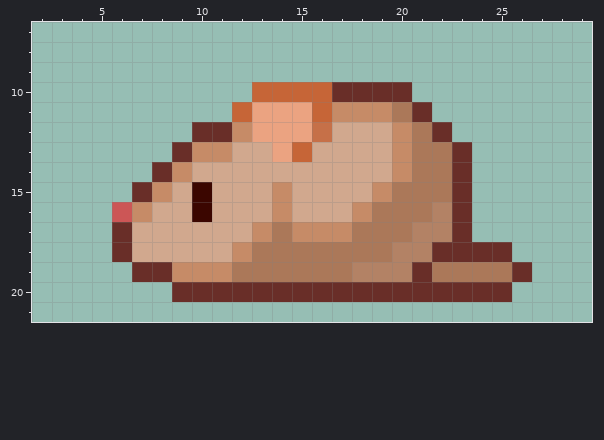
Pixel-art file: Assets/Resources/Sprites/Zihan/toymouse_icon.aseprite. Above is the file before it was changed.
32x32 pixels, 1 frame. Colours within 5 levels of each other are drawn and written as one. Shown: x 2..29, y 7..21.
New version:
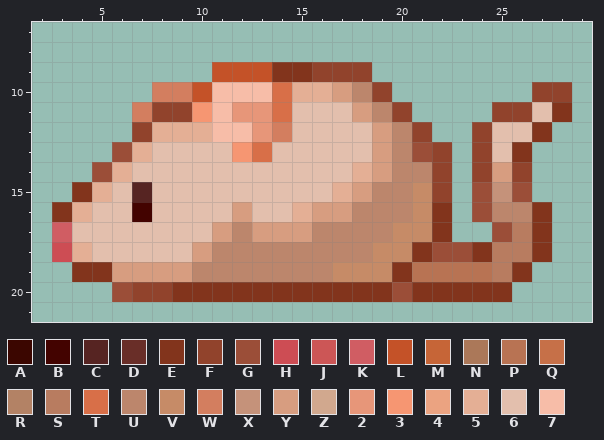
Palette (. is transparent): A #3b0600  B #430300  C #562422  D #692e28  E #82341c  F #91432c  G #9b4e38  H #cd4d54  J #cc5656  K #d05d63  L #c45228  M #c66537  N #ab7859  P #b87353  Q #c67048  R #b38265  S #b87c60  T #d86f48  U #bc866c  V #c68b67  W #d37e5f  X #c5927a  Y #d79d80  Z #d1a88e  2 #e79679  3 #f69672  4 #eba381  5 #e4af95  6 #e3bfad  7 #f7bda8
From old to new:
Changed rows in their new state; - is an unchanged pixel.
first column x 3:
 9 --------LLLEEFFF----------
10 -----WWL777T55YUF.------FF
11 ----WFF3722T666YUF.---FF6E
12 ----F555772W6666YUF.-F66E-
13 ---G566663T66666YUGF.F6E--
14 --G5666666666665YUUF.FYF--
15 -E56C6666666665YUUVF.GXG--
16 E566B6666Y665YYUUUVE.GUUE-
17 K6666666YUYYYUUUUVVE.-GSE-
18 H566666YUUUUUUUUVVEGGESSE-
19 -EEYYYYUUUUUUUVVVEPPPPSE--
20 ---GFFEEEEEEEEEEEGEEEEE---
Where, in picture pixels (left, top, right, bottom), the same in both pictures:
changed: (52, 62, 572, 302)
